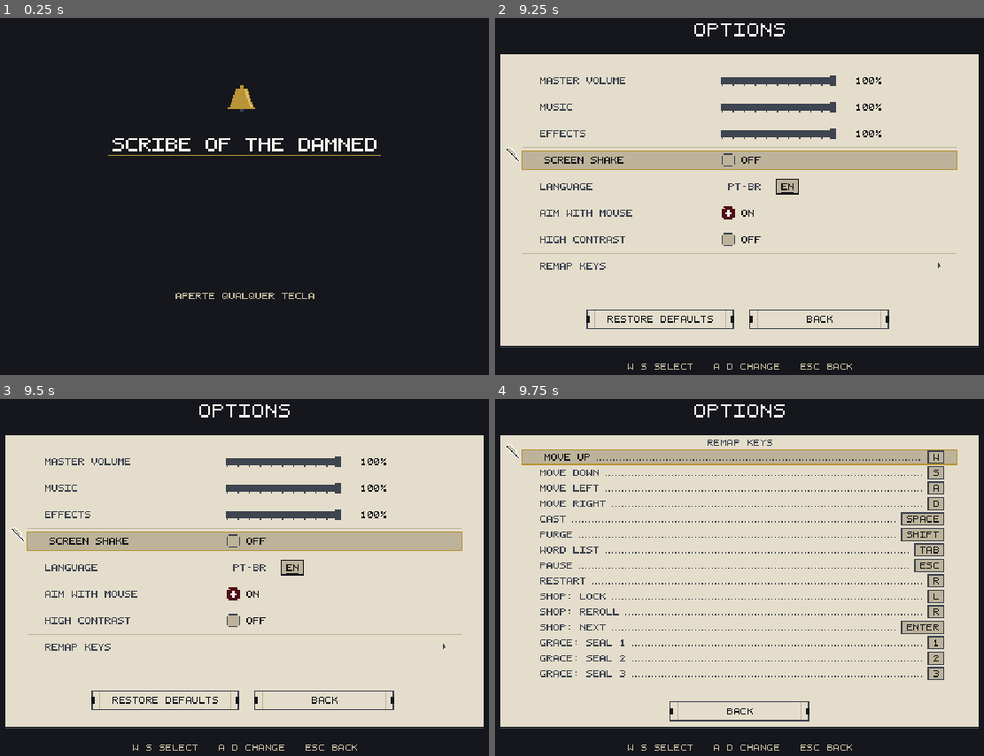
Above: before the commit, frames 1-4 (two rows, left to right).
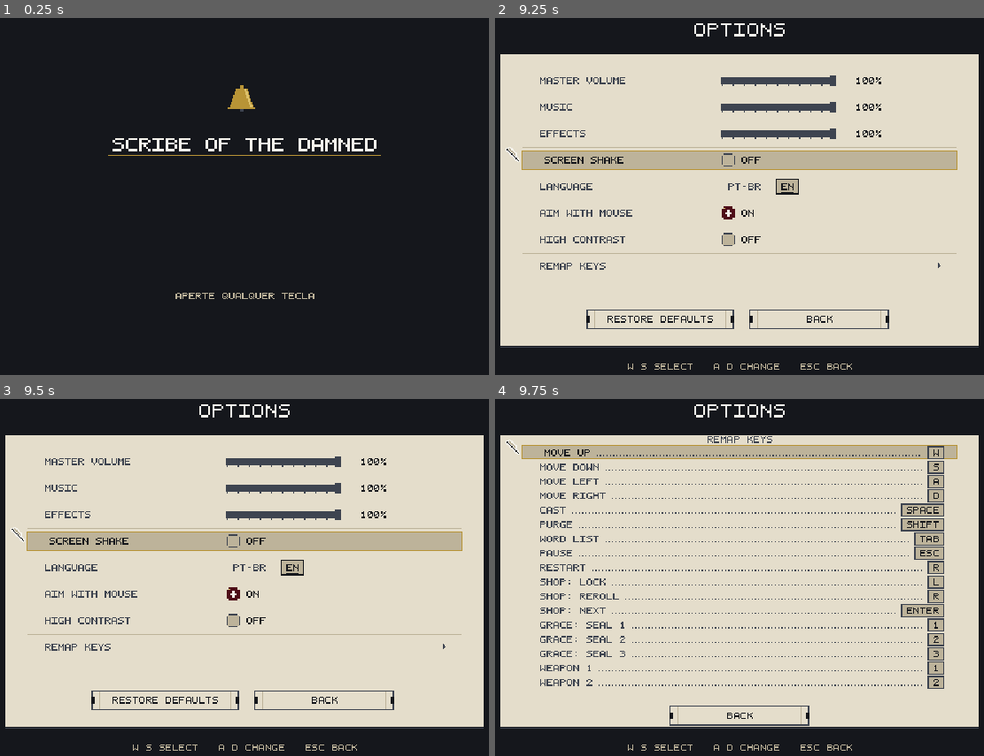
Above: after the commit, the same moments.

Repository: Andersonndiass/scribe_of_the_damned
Game: Godot game, scene res://src/app/app.tscn
Same seed, same stepped clock (60 frames per second), same inputs: the game is played once before the commit and once after it.
Inputs (mouse positions are in pixels of both pictures, inside the frame that each line leads up to):
- Up to frame 1 (0.25 s): no input
- Up to frame 2 (9.25 s): tap Enter (shop_next) at 0.5, 5.3 s; move the mouse to (895, 185) at 0.52 s; hold D (move_right) 0.53-1.25 s; hold Space (cast) 0.53-1.25 s; click (895, 185) at 0.67 s; tap L (shop_lock) at 0.77, 1.07, 3.77, 4.07, 5.1, 6.77, 7.07 s; tap 1 (grace_pick_1) at 0.8, 6.8 s; tap R (restart) at 1.25, 5.65, 7.25, 8, 8.75 s; drag from (597, 225) to (705, 285) at 1.27 s; move the mouse to (807, 117) at 2.02 s; hold D (move_right) 2.03-2.75 s; tap 2 (grace_pick_2) at 2.1, 8.1 s; click (807, 117) at 2.17 s; tap 3 (grace_pick_3) at 2.3, 8.3 s; drag from (705, 285) to (529, 146) at 2.77 s; move the mouse to (949, 264) at 3.52 s; hold A (move_left) 3.53-4.25 s; hold Shift (purge) 3.53-4.25 s; click (949, 264) at 3.67 s; tap J at 3.8 s; tap Escape (pause) at 4.15 s; drag from (529, 146) to (631, 103) at 4.27 s; move the mouse to (773, 203) at 5.02 s; hold S (move_down) 5.03-5.75 s; click (773, 203) at 5.17 s; drag from (631, 103) to (597, 225) at 5.77 s; move the mouse to (895, 185) at 6.52 s; hold W (move_up) 6.53-7.25 s; hold Space (cast) 6.53-7.25 s; click (895, 185) at 6.67 s; drag from (597, 225) to (705, 285) at 7.27 s; move the mouse to (807, 117) at 8.02 s; hold S (move_down) 8.03-8.75 s; click (807, 117) at 8.17 s; drag from (705, 285) to (529, 146) at 8.77 s
- Up to frame 3 (9.5 s): no input
- Up to frame 4 (9.75 s): tap R (restart) at 9.5 s; move the mouse to (949, 645) at 9.52 s; hold W (move_up) from 9.53 s (still down); hold Shift (purge) from 9.53 s (still down); click (949, 645) at 9.67 s

Frames 1-3 are identical in both runs. In frame 4, 10% of the frame differs, in the area x 2-95%, y 10-92%.

Commit message:
017 T1701–T1702: TimeScale (dono único do time_scale) e contextos de tecla (armas 1/2)
- Autoload TimeScale: base × fatores por dono; Hitstop pede/limpa 'hitstop' e volta
  para a câmera lenta, não para ×1; Overlays, roteador, sonda e testes usam reset().
- Settings.CONTEXT (play/seals/shop/global): trocar tecla só empurra a antiga no mesmo
  contexto; ações weapon_1/weapon_2 (1/2) convivem com grace_pick_1/2.
- Opções: 17 linhas de tecla. Testes: test_time_scale, contextos no test_settings.

Co-Authored-By: Claude Opus 5.5 <noreply@anthropic.com>
Claude-Session: https://claude.ai/code/session_01QSgUesEpXiQ6X7fqaNvEn8

Diff:
--- a/i18n/ui.csv
+++ b/i18n/ui.csv
@@ -229,3 +229,5 @@
 ACTION_GRACE_PICK_3,Graça: selo 3,Grace: seal 3
 GRACE_LEVELUP_TITLE,Graça - nível {n},Grace - level {n}
 GRACE_HINT,{p1} {p2} {p3} escolhe   {prev} {next} + {cast} confirma,{p1} {p2} {p3} choose   {prev} {next} + {cast} confirm
+ACTION_WEAPON_1,Arma 1,Weapon 1
+ACTION_WEAPON_2,Arma 2,Weapon 2
--- a/project.godot
+++ b/project.godot
@@ -20,6 +20,7 @@
 EventBus="*res://src/core/event_bus.gd"
 GameState="*res://src/core/game_state.gd"
 PoolManager="*res://src/core/pool_manager.gd"
+TimeScale="*res://src/core/time_scale.gd"
 Hitstop="*res://src/core/hitstop.gd"
 AudioManager="*res://src/audio/audio_manager.gd"
 Settings="*res://src/core/settings.gd"
@@ -101,6 +102,14 @@
 "deadzone": 0.2,
 "events": [Object(InputEventKey,"resource_local_to_scene":false,"resource_name":"","device":-1,"window_id":0,"alt_press …(501 unchanged characters)…
 }
+weapon_1={
+"deadzone": 0.2,
+"events": [Object(InputEventKey,"resource_local_to_scene":false,"resource_name":"","device":-1,"window_id":0,"alt_pressed":false,"shift_pressed":false,"ctrl_pressed":false,"meta_pressed":false,"pressed":false,"keycode":0,"physical_keycode":49,"key_label":0,"unicode":0,"location":0,"echo":false,"script":null)]
+}
+weapon_2={
+"deadzone": 0.2,
+"events": [Object(InputEventKey,"resource_local_to_scene":false,"resource_name":"","device":-1,"window_id":0,"alt_pressed":false,"shift_pressed":false,"ctrl_pressed":false,"meta_pressed":false,"pressed":false,"keycode":0,"physical_keycode":50,"key_label":0,"unicode":0,"location":0,"echo":false,"script":null)]
+}
 grace_pick_1={
 "deadzone": 0.2,
 "events": [Object(InputEventKey,"resource_local_to_scene":false,"resource_name":"","device":-1,"window_id":0,"alt_press …(496 unchanged characters)…
--- a/src/app/screen_router.gd
+++ b/src/app/screen_router.gd
@@ -81,7 +81,7 @@
 		remove_child(current)
 		current.queue_free()
 	get_tree().paused = false
-	Engine.time_scale = 1.0
+	TimeScale.reset()
 	var scene: PackedScene = load(SCREENS[screen])
 	current = scene.instantiate()
 	if screen == &"game":
--- a/src/core/hitstop.gd
+++ b/src/core/hitstop.gd
@@ -13,7 +13,7 @@
 func request(duration_ms: int) -> void:
 	var now: int = Time.get_ticks_msec()
 	_until_msec = maxi(_until_msec, now + duration_ms)
-	Engine.time_scale = 0.0
+	TimeScale.set_factor(&"hitstop", 0.0)
 
 
 func is_active() -> bool:
@@ -23,4 +23,4 @@
 func _process(_delta: float) -> void:
 	if _until_msec > 0 and Time.get_ticks_msec() >= _until_msec:
 		_until_msec = 0
-		Engine.time_scale = 1.0
+		TimeScale.clear(&"hitstop")  # volta para a câmera lenta, se houver, e não para ×1
--- a/src/core/settings.gd
+++ b/src/core/settings.gd
@@ -12,7 +12,16 @@
 	&"move_up", &"move_down", &"move_left", &"move_right", &"cast", &"purge", &"word_list",
 	&"pause", &"restart", &"shop_lock", &"shop_reroll", &"shop_next",
 	&"grace_pick_1", &"grace_pick_2", &"grace_pick_3",
+	&"weapon_1", &"weapon_2",
 ]
+## Contexto de cada ação (017 T1702): a mesma tecla pode valer em contextos que nunca estão ativos
+## ao mesmo tempo (1/2 = arma no jogo e selo com o jogo pausado). Trocar tecla só empurra a antiga
+## para outra ação do mesmo contexto; &"global" (Pausa) conflita com todos. Sem entrada = &"play".
+const CONTEXT: Dictionary[StringName, StringName] = {
+	&"pause": &"global",
+	&"grace_pick_1": &"seals", &"grace_pick_2": &"seals", &"grace_pick_3": &"seals",
+	&"shop_lock": &"shop", &"shop_reroll": &"shop", &"shop_next": &"shop",
+}
 
 ## Rodando a suíte GUT, as telas não gravam no arquivo real do jogador.
 var persist: bool = not " ".join(OS.get_cmdline_args()).contains("gut_cmdln")
@@ -61,13 +70,34 @@
 	return _bindings.get(action, KEY_NONE)
 
 
-## Troca a tecla principal de `action`; se outra ação usava essa tecla, ela recebe a antiga.
+static func context_of(action: StringName) -> StringName:
+	return CONTEXT.get(action, &"play")
+
+
+## Duas ações disputam a mesma tecla? (mesmo contexto, ou uma delas é global)
+static func same_context(a: StringName, b: StringName) -> bool:
+	var ca: StringName = context_of(a)
+	var cb: StringName = context_of(b)
+	return ca == cb or ca == &"global" or cb == &"global"
+
+
+## Troca a tecla principal de `action`; se outra ação do mesmo contexto usava essa tecla, ela
+## recebe a antiga.
 func set_binding(action: StringName, keycode: int) -> void:
 	var old: int = binding(action)
 	for other: StringName in _bindings:
-		if other != action and _bindings[other] == keycode:
+		if other != action and _bindings[other] == keycode and same_context(action, other):
 			_bindings[other] = old
 	_bindings[action] = keycode
+
+
+## Ações do mesmo contexto que usam `keycode` como tecla principal (menos `action`).
+func conflicts(action: StringName, keycode: int) -> Array[StringName]:
+	var out: Array[StringName] = []
+	for other: StringName in _bindings:
+		if other != action and _bindings[other] == keycode and same_context(action, other):
+			out.append(other)
+	return out
 
 
 ## Nome curto da tecla principal de `action` para mostrar na tela (traduzido quando há chave).
@@ -93,7 +123,7 @@
 				InputMap.action_erase_event(action, ev)
 		_add_key(action, _bindings[action])
 		for extra: int in _extra_defaults.get(action, []):
-			if extra != _bindings[action] and not _bindings.values().has(extra):
+			if extra != _bindings[action] and conflicts(action, extra).is_empty():
 				_add_key(action, extra)
 	EventBus.settings_applied.emit()
 
--- /dev/null
+++ b/src/core/time_scale.gd
@@ -0,0 +1,44 @@
+extends Node
+## Dono único do `Engine.time_scale` (017 T1701; animation-agent e mechanics-agent T1700).
+## Autoload "TimeScale". `time_scale = base × produto dos fatores`: o hit-stop pede 0, o menu da
+## letra pede a câmera lenta, e nenhum apaga o outro ao terminar. Ninguém mais escreve direto.
+
+## 1 no jogo; a sonda de balanceamento põe 4.
+var base: float = 1.0
+var _factors: Dictionary[StringName, float] = {}
+
+
+func set_factor(owner: StringName, factor: float) -> void:
+	_factors[owner] = maxf(factor, 0.0)
+	_apply()
+
+
+func clear(owner: StringName) -> void:
+	if _factors.erase(owner):
+		_apply()
+
+
+func has_factor(owner: StringName) -> bool:
+	return _factors.has(owner)
+
+
+func factor_product() -> float:
+	var p: float = 1.0
+	for f: float in _factors.values():
+		p *= f
+	return p
+
+
+## Volta ao normal (troca de tela, reinício, testes); a base fica.
+func reset() -> void:
+	_factors.clear()
+	_apply()
+
+
+func set_base(value: float) -> void:
+	base = maxf(value, 0.0)
+	_apply()
+
+
+func _apply() -> void:
+	Engine.time_scale = base * factor_product()
--- a/src/ui/screens/game_overlays.gd
+++ b/src/ui/screens/game_overlays.gd
@@ -136,14 +136,14 @@
 
 func restart() -> void:
 	get_tree().paused = false
-	Engine.time_scale = 1.0
+	TimeScale.reset()
 	restart_requested.emit()
 
 
 func _to_menu() -> void:
 	if get_parent() != null and get_parent().has_meta(&"app"):
 		get_tree().paused = false
-		Engine.time_scale = 1.0
+		TimeScale.reset()
 		EventBus.screen_requested.emit(&"menu")
 	else:
 		restart()
--- a/src/ui/screens/options_screen.gd
+++ b/src/ui/screens/options_screen.gd
@@ -40,13 +40,13 @@
 const BUTTON_X: Array[int] = [248, 392]
 const BUTTON_W := 112
 const HINT_Y := 324
-## Subpágina de teclas: 15 linhas desde a 016 (as 3 teclas dos selos; design-agent T1600).
-const KEY_Y0 := 58
-const KEY_STEP := 14
-const KEY_ROW_H := 12
-const KEY_SUBTITLE_Y := 48
-const KEY_BACK := Vector2(320, 294)
-const NOTICE := Rect2(124, 272, 392, 12)
+## Subpágina de teclas: 17 linhas desde a 017 (+ armas 1 e 2; antes 15, design-agent T1600).
+const KEY_Y0 := 54
+const KEY_STEP := 13
+const KEY_ROW_H := 11
+const KEY_SUBTITLE_Y := 45
+const KEY_BACK := Vector2(320, 298)
+const NOTICE := Rect2(124, 276, 392, 12)
 const SLIDER_W := 101
 const LANG_X: Array[int] = [310, 358]
 
@@ -259,9 +259,7 @@
 		return true
 	var action: StringName = Settings.REBINDABLE[key_focus]
 	swapped_with.clear()
-	for other: StringName in Settings.REBINDABLE:
-		if other != action and Settings.binding(other) == code:
-			swapped_with.append(other)
+	swapped_with.append_array(Settings.conflicts(action, code))  # só no mesmo contexto (017)
 	Settings.set_binding(action, code)
 	Settings.commit()
 	_swap_left = SWAP_NOTICE if not swapped_with.is_empty() else 0.0
--- a/tests/integration/test_apocrypha.gd
+++ b/tests/integration/test_apocrypha.gd
@@ -38,7 +38,7 @@
 	EventBus.verbum_failed.disconnect(_on_fail)
 	EventBus.heresy_committed.disconnect(_on_heresy)
 	GameState.unlocked_words.clear()
-	Engine.time_scale = 1.0
+	TimeScale.reset()
 
 
 func _on_shield(_p: Vector2) -> void:
--- a/tests/integration/test_audio_events.gd
+++ b/tests/integration/test_audio_events.gd
@@ -31,7 +31,7 @@
 
 func after_each() -> void:
 	AudioManager.sound_played.disconnect(_on_played)
-	Engine.time_scale = 1.0
+	TimeScale.reset()
 
 
 func _on_played(id: StringName) -> void:
--- a/tests/integration/test_behaviors.gd
+++ b/tests/integration/test_behaviors.gd
@@ -26,7 +26,7 @@
 
 func after_each() -> void:
 	EventBus.letter_eaten.disconnect(_on_eaten)
-	Engine.time_scale = 1.0
+	TimeScale.reset()
 
 
 func _on_eaten(letter: String, _p: Vector2) -> void:
--- a/tests/integration/test_boss_fight.gd
+++ b/tests/integration/test_boss_fight.gd
@@ -45,7 +45,7 @@
 	EventBus.boss_defeated.disconnect(_on_defeated)
 	EventBus.chapter_completed.disconnect(_on_completed)
 	EventBus.player_died.disconnect(_on_player_died)
-	Engine.time_scale = 1.0
+	TimeScale.reset()
 
 
 func _on_phase(_i: int) -> void:
--- a/tests/integration/test_boss_targeting.gd
+++ b/tests/integration/test_boss_targeting.gd
@@ -63,7 +63,7 @@
 
 func after_each() -> void:
 	GameState.unlocked_words.clear()
-	Engine.time_scale = 1.0
+	TimeScale.reset()
 
 
 func _cast(word: String) -> void:
--- a/tests/integration/test_cast_lux.gd
+++ b/tests/integration/test_cast_lux.gd
@@ -29,7 +29,7 @@
 
 func after_each() -> void:
 	EventBus.word_cast.disconnect(_on_cast)
-	Engine.time_scale = 1.0
+	TimeScale.reset()
 
 
 func _on_cast(word: WordData, _power: float, _origin: Vector2, _dir: Vector2) -> void:
--- a/tests/integration/test_champions.gd
+++ b/tests/integration/test_champions.gd
@@ -31,7 +31,7 @@
 func after_each() -> void:
 	EventBus.champion_killed.disconnect(_on_champion)
 	EventBus.hitstop_requested.disconnect(_on_hitstop)
-	Engine.time_scale = 1.0
+	TimeScale.reset()
 
 
 func _on_champion(_d: EnemyData, _p: Vector2) -> void:
--- a/tests/integration/test_combos.gd
+++ b/tests/integration/test_combos.gd
@@ -39,7 +39,7 @@
 
 func after_each() -> void:
 	EventBus.combo_cast.disconnect(_on_combo)
-	Engine.time_scale = 1.0
+	TimeScale.reset()
 
 
 func _on_combo(combo: ComboData, _power: float) -> void:
--- a/tests/integration/test_cutscene_flow.gd
+++ b/tests/integration/test_cutscene_flow.gd
@@ -24,7 +24,7 @@
 	Codex.reset()
 	Codex.load_saved()
 	get_tree().paused = false
-	Engine.time_scale = 1.0
+	TimeScale.reset()
 
 
 func _on_boss_spawned(_b: BossData) -> void:
--- a/tests/integration/test_grace_flow.gd
+++ b/tests/integration/test_grace_flow.gd
@@ -42,7 +42,7 @@
 	EventBus.seals_hidden.disconnect(_on_hidden)
 	EventBus.grace_gained.disconnect(_on_gain)
 	get_tree().paused = false
-	Engine.time_scale = 1.0
+	TimeScale.reset()
 
 
 func _on_shown(b: Array[BlessingData], _l: int) -> void:
@@ -191,7 +191,7 @@
 
 func test_hitstop_does_not_freeze_the_announce() -> void:
 	await _level_up()
-	Engine.time_scale = 0.0
+	TimeScale.set_factor(&"hitstop", 0.0)
 	await _wait(_flow.tuning.announce_time + 0.1)
 	assert_eq(_flow.phase, GraceFlow.Phase.CHOOSING, "relógio real")
-	Engine.time_scale = 1.0
+	TimeScale.reset()
--- a/tests/integration/test_hud.gd
+++ b/tests/integration/test_hud.gd
@@ -27,7 +27,7 @@
 
 func after_each() -> void:
 	get_tree().paused = false
-	Engine.time_scale = 1.0
+	TimeScale.reset()
 	Input.action_release(&"word_list")
 
 
--- a/tests/integration/test_miracles.gd
+++ b/tests/integration/test_miracles.gd
@@ -31,7 +31,7 @@
 
 func after_each() -> void:
 	EventBus.heresy_committed.disconnect(_on_heresy)
-	Engine.time_scale = 1.0
+	TimeScale.reset()
 
 
 func _on_heresy(_p: Vector2) -> void:
--- a/tests/integration/test_options_screen.gd
+++ b/tests/integration/test_options_screen.gd
@@ -90,14 +90,15 @@
 
 
 func test_shared_default_key_swaps_every_owner() -> void:
-	# Reiniciar e Loja: trocar dividem o R de fábrica: pegar o R troca as duas e o aviso cita as duas.
+	# Reiniciar (jogo) e Loja: trocar (loja) dividem o R de fábrica. Desde os contextos (017), pegar
+	# o R para mover só empurra o Reiniciar (mesmo contexto); na loja o R continua valendo.
 	_focus(&"keys")
 	_press(&"cast")
 	_press(&"cast")
 	_key(KEY_R)
-	assert_eq(_screen.swapped_with.size(), 2)
+	assert_eq(_screen.swapped_with, [&"restart"] as Array[StringName])
 	assert_eq(Settings.binding(&"restart"), KEY_W)
-	assert_eq(Settings.binding(&"shop_reroll"), KEY_W)
+	assert_eq(Settings.binding(&"shop_reroll"), KEY_R, "outro contexto: não é empurrado")
 
 
 func test_escape_cancels_waiting_and_back_closes() -> void:
--- a/tests/integration/test_orations.gd
+++ b/tests/integration/test_orations.gd
@@ -32,7 +32,7 @@
 func after_each() -> void:
 	EventBus.heresy_committed.disconnect(_on_heresy)
 	EventBus.heresy_forgiven.disconnect(_on_forgiven)
-	Engine.time_scale = 1.0
+	TimeScale.reset()
 
 
 func _on_heresy(_p: Vector2) -> void:
--- a/tests/integration/test_screens_flow.gd
+++ b/tests/integration/test_screens_flow.gd
@@ -23,7 +23,7 @@
 	Codex.reset()
 	Codex.load_saved()
 	get_tree().paused = false
-	Engine.time_scale = 1.0
+	TimeScale.reset()
 	Settings.reset_defaults()
 	Settings.apply()
 
--- a/tests/integration/test_shop.gd
+++ b/tests/integration/test_shop.gd
@@ -24,7 +24,7 @@
 
 func after_each() -> void:
 	get_tree().paused = false
-	Engine.time_scale = 1.0
+	TimeScale.reset()
 
 
 func _card(id: StringName) -> ShopItemData:
--- a/tests/integration/test_shop_flow.gd
+++ b/tests/integration/test_shop_flow.gd
@@ -25,7 +25,7 @@
 func after_each() -> void:
 	EventBus.wave_started.disconnect(_on_started)
 	get_tree().paused = false
-	Engine.time_scale = 1.0
+	TimeScale.reset()
 
 
 func _on_started(index: int, _d: float) -> void:
--- a/tests/integration/test_zero_instantiate.gd
+++ b/tests/integration/test_zero_instantiate.gd
@@ -22,7 +22,7 @@
 
 
 func after_each() -> void:
-	Engine.time_scale = 1.0
+	TimeScale.reset()
 
 
 func test_sc001_load_and_mass_kill_do_not_instantiate() -> void:
--- a/tests/unit/test_cutscene_player.gd
+++ b/tests/unit/test_cutscene_player.gd
@@ -40,7 +40,7 @@
 func after_each() -> void:
 	EventBus.cutscene_mark_reached.disconnect(_on_mark)
 	EventBus.cutscene_finished.disconnect(_on_finished)
-	Engine.time_scale = 1.0
+	TimeScale.reset()
 	Input.action_release(&"pause")
 
 
--- a/tests/unit/test_settings.gd
+++ b/tests/unit/test_settings.gd
@@ -80,3 +80,15 @@
 func test_missing_file_keeps_defaults() -> void:
 	assert_ne(_s.load_from("user://does_not_exist.cfg"), OK)
 	assert_true(_s.shake_enabled)
+
+
+func test_contexts_let_1_and_2_serve_weapons_and_seals() -> void:
+	# 017 T1702: armas (jogo) e selos (pausa) dividem as teclas 1/2 sem se empurrar.
+	var s = _s
+	assert_eq(s.binding(&"weapon_1"), s.binding(&"grace_pick_1"), "mesma tecla nos dois contextos")
+	assert_eq(s.conflicts(&"weapon_1", s.binding(&"grace_pick_1")).size(), 0)
+	var w: int = s.binding(&"move_up")
+	s.set_binding(&"weapon_1", w)
+	assert_eq(s.binding(&"move_up"), KEY_1, "no mesmo contexto a tecla antiga vai para a outra ação")
+	assert_eq(s.binding(&"grace_pick_1"), KEY_1, "o selo não é afetado")
+	assert_true(Settings.same_context(&"pause", &"grace_pick_1"), "a Pausa conflita com todos")
--- /dev/null
+++ b/tests/unit/test_time_scale.gd
@@ -0,0 +1,38 @@
+extends GutTest
+## T1701 TimeScale (017): dono único do Engine.time_scale — base × fatores; o hit-stop volta para a
+## câmera lenta (não para ×1); reset mantém a base.
+
+
+func after_each() -> void:
+	TimeScale.set_base(1.0)
+	TimeScale.reset()
+
+
+func test_factors_multiply_and_clear_independently() -> void:
+	TimeScale.set_factor(&"letter_menu", 0.2)
+	assert_almost_eq(Engine.time_scale, 0.2, 0.0001)
+	TimeScale.set_factor(&"hitstop", 0.0)
+	assert_eq(Engine.time_scale, 0.0, "hit-stop congela")
+	TimeScale.clear(&"hitstop")
+	assert_almost_eq(Engine.time_scale, 0.2, 0.0001, "volta para a câmera lenta, não para 1")
+	TimeScale.clear(&"letter_menu")
+	assert_eq(Engine.time_scale, 1.0)
+
+
+func test_base_survives_reset() -> void:
+	TimeScale.set_base(4.0)
+	TimeScale.set_factor(&"hitstop", 0.0)
+	TimeScale.reset()
+	assert_eq(Engine.time_scale, 4.0, "a sonda continua a 4×")
+
+
+func test_hitstop_uses_the_owner() -> void:
+	TimeScale.set_factor(&"letter_menu", 0.2)
+	Hitstop.request(30)
+	assert_eq(Engine.time_scale, 0.0)
+	# Espera pelo relógio real (o 1º quadro pode vir com um delta grande acumulado).
+	var until: int = Time.get_ticks_msec() + 100
+	while Time.get_ticks_msec() < until:
+		await get_tree().process_frame
+	await get_tree().process_frame
+	assert_almost_eq(Engine.time_scale, 0.2, 0.0001, "o hit-stop acabou e a câmera lenta ficou")
--- a/tools/balance_probe.gd
+++ b/tools/balance_probe.gd
@@ -14,6 +14,10 @@
 ##         inimigo que anda QUER andar (velocidade ≥ 30% da dele), está encostado numa peça e não saiu
 ##         do lugar (≤ 2 px). Monge parado atirando e Gárgula preparando o dash não contam.
 ##   smart_magnet target=F life=F magnet=F dropall=F = números de letras em memória (D-082).
+##   only_waves = no modo chapter, termina no fim da onda 9 (sem a luta do chefe; a sonda do chefe
+##         trava na fase 3, D-081; o nome não pode conter "boss": o Main abriria direto no chefe).
+##   grace = liga a Graça (016) com escolha automática, sem pausar. Imprime uma linha GRACE: níveis
+##         por onda, % da Graça vinda de palavras, 1º nível (s) e as bênçãos escolhidas.
 ##   buy = em cada loja o bot compra as cartas mais baratas que couberem na tinta (003 T320, SC-306).
 ##         Imprime uma linha SHOP com compras, tinta ganha e o que comprou.
 
@@ -65,6 +69,12 @@
 const STUCK_MOVE := 2.0
 const STUCK_TOUCH := 1.5
 const STUCK_INTENT := 0.3
+var _grace_on: bool = false
+var _g_word: int = 0
+var _g_kill: int = 0
+var _g_first_up: float = -1.0
+var _g_ups_by_wave: Dictionary = {}
+var _g_picks: PackedStringArray = []
 ## Raios do inimigo em volta do escriba que contam como "chegou".
 const STUCK_NEAR_PLAYER := 5.0
 
@@ -103,6 +113,9 @@
 		elif arg.begins_with("stage="):
 			_stage = int(arg.substr(6))
 	_main = (load(MAIN) as PackedScene).instantiate()
+	_grace_on = OS.get_cmdline_user_args().has("grace")
+	if _grace_on:
+		_main.set_meta(&"grace_auto", true)
 	if not _obstacles:
 		# Só em memória: o capítulo fica sem a página de obstáculos (004 T413).
 		(_main.get("chapter") as Resource).set("arena", null)
@@ -121,9 +134,24 @@
 	bus.enemy_killed.connect(func(_s: int, _d: Resource, _p: Vector2) -> void: _kills += 1)
 	bus.player_damaged.connect(func(_a: int, _c: int) -> void: _hits += 1)
 	bus.player_died.connect(func() -> void: _died_at = _time)
-	bus.wave_ended.connect(func(_i: int) -> void: _ended = not _chapter)
+	var only_waves: bool = OS.get_cmdline_user_args().has("only_waves")
+	bus.wave_ended.connect(func(i: int) -> void:
+		_ended = not _chapter
+		if _chapter and only_waves and i >= 9:
+			_chapter_done = true)
 	bus.chapter_completed.connect(func(_c: int) -> void: _chapter_done = true)
 	bus.gold_ink_collected.connect(func(a: int, _t: int) -> void: _ink_earned += a)
+	bus.grace_gained.connect(func(a: int, src: StringName, _p: Vector2) -> void:
+		if src == &"word" or src == &"combo":
+			_g_word += a
+		else:
+			_g_kill += a)
+	bus.grace_leveled.connect(func(_l: int, _q: int) -> void:
+		if _g_first_up < 0.0:
+			_g_first_up = _time
+		var w: int = GameState_wave()
+		_g_ups_by_wave[w] = int(_g_ups_by_wave.get(w, 0)) + 1)
+	bus.blessing_chosen.connect(func(b: Resource, _l: int) -> void: _g_picks.append(String(b.get("id"))))
 	bus.shop_opened.connect(func(_w: int) -> void: _on_shop_opened())
 	bus.boss_damaged.connect(func(hp: int, _m: int) -> void: _boss_hp = hp)
 	bus.boss_phase_changed.connect(func(i: int) -> void:
@@ -146,7 +174,7 @@
 	bus.letter_collected.connect(func(l: String, _r: bool) -> void: _collected += l)
 	bus.word_cast.connect(func(w: Resource, _pw: float, _o: Vector2, _d: Vector2) -> void: _casts[w.get("latin")] = _casts.get(w.get("latin"), 0) + 1)
 	_player.get_node("AutoAttack").fired.connect(func(_t: Vector2) -> void: _shots += 1)
-	Engine.time_scale = TIME_SCALE
+	root.get_node("TimeScale").call("set_base", TIME_SCALE)
 	Engine.physics_ticks_per_second = 60
 
 
@@ -309,7 +337,22 @@
 	_last_pos = positions.slice(0, n)
 
 
+func _print_grace() -> void:
+	if not _grace_on:
+		return
+	var total: int = maxi(1, _g_word + _g_kill)
+	var ups: PackedStringArray = []
+	for w: int in range(1, 10):
+		if _g_ups_by_wave.has(w):
+			ups.append("%d:%d" % [w, int(_g_ups_by_wave[w])])
+	var grace: RefCounted = root.get_node("GameState").get("grace")
+	print("GRACE nível=%d total=%d palavras=%.0f%% 1º_nível=%s subidas={%s} escolhas=%s" % [
+		int(grace.get("level")) if grace != null else 1, _g_word + _g_kill, 100.0 * _g_word / total,
+		("%.1fs" % _g_first_up) if _g_first_up >= 0.0 else "-", " ".join(ups), ",".join(_g_picks)])
+
+
 func _print_arena() -> void:
+	_print_grace()
 	print("ARENA obstáculos=%s estágio=%d STUCK=%.2f%% (%d de %d amostras, pico %d)" % [
 		"on" if _obstacles else "off", int((_main.get_node("Arena") as Node).get("degradation_stage")),
 		100.0 * _stuck / maxf(1.0, _samples), _stuck, _samples, _stuck_max])
Binary file changed: i18n/ui.en.translation
Binary file changed: i18n/ui.pt_BR.translation
Not shown, added: src/core/time_scale.gd.uid
Not shown, added: tests/unit/test_time_scale.gd.uid
